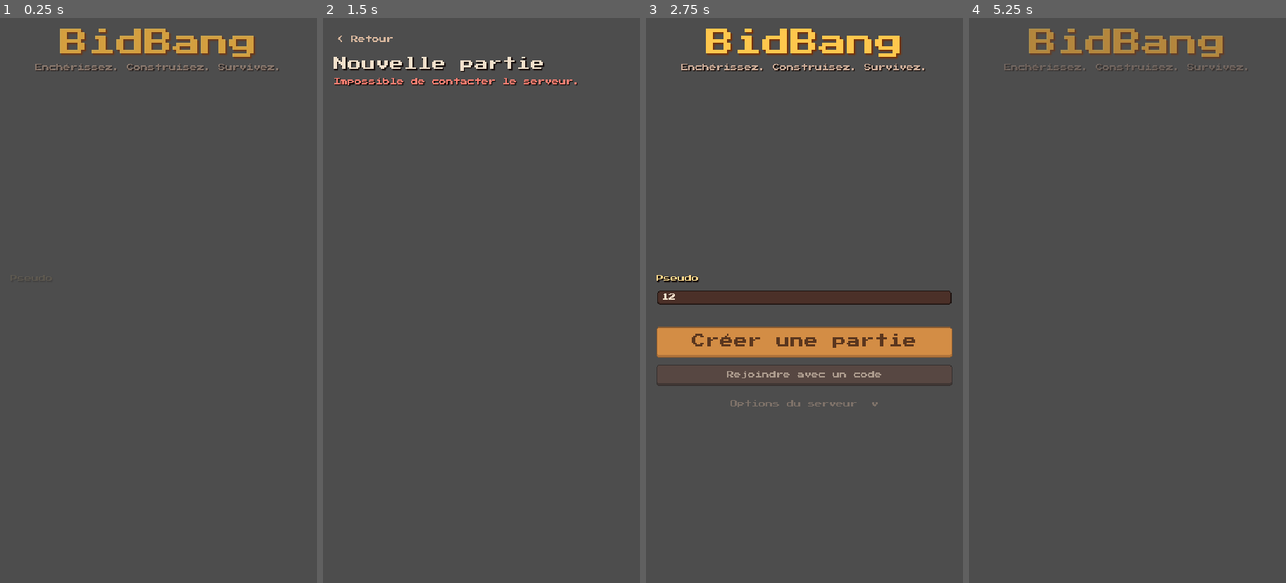
Above: before the commit, frames 1-4 (left to right).
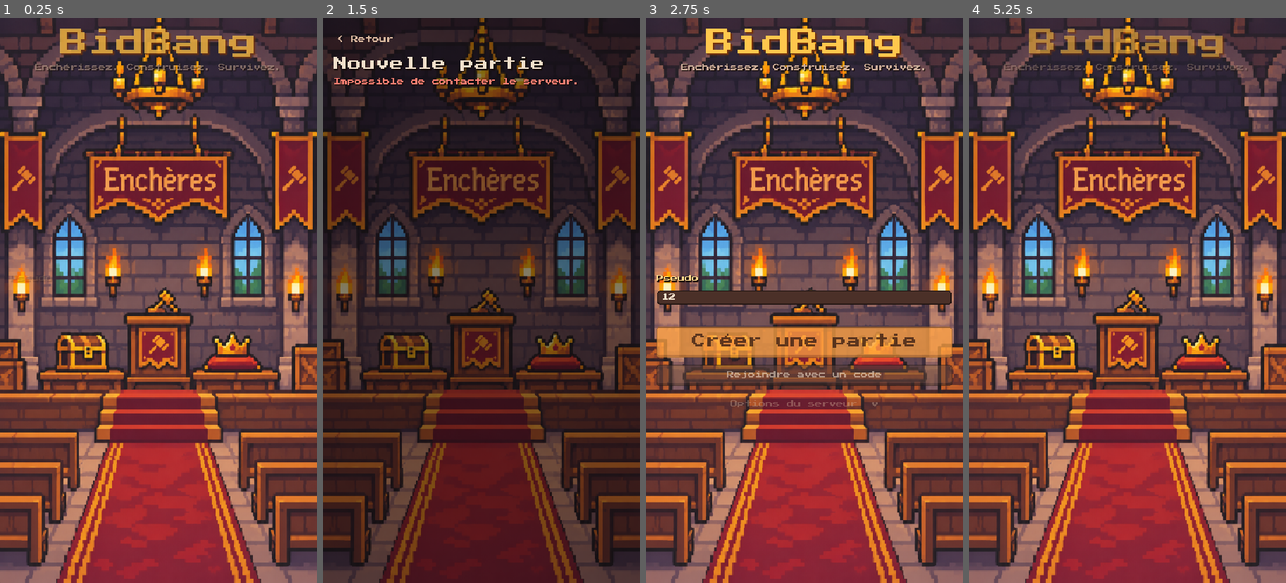
Above: after the commit, the same moments.

Repository: lucas-lucchesi/BidBang
Game: Godot game, scene res://menu.tscn
Same seed, same stepped clock (60 frames per second), same inputs: the game is played once before the commit and once after it.
Inputs (mouse positions are in pixels of both pictures, inside the frame that each line leads up to):
- Up to frame 1 (0.25 s): no input
- Up to frame 2 (1.5 s): click (481, 294) at 0.52 s; type "12" at 0.6 s; click "Créer une partie" at 1.25 s
- Up to frame 3 (2.75 s): click "< Retour" at 2 s
- Up to frame 4 (5.25 s): click "Créer une partie" at 2.75 s; click "< Retour" at 3.5 s; click "Créer une partie" at 4.25 s; click "< Retour" at 5 s

The runs differ from the first frame. In frame 1, 88% of the frame differs, in the area x 0-100%, y 0-100%; in frame 2, 95%; in frame 3, 81%; in frame 4, 88%.

Commit message:
fix hall-background fill the whole viewport and use a 450x800 desktop window
Co-Authored-By: Claude Sonnet 5.5 <noreply@anthropic.com>

Diff:
--- a/bid-bang/project.godot
+++ b/bid-bang/project.godot
@@ -23,8 +23,8 @@
 
 window/size/viewport_width=360
 window/size/viewport_height=640
-window/size/window_width_override=720
-window/size/window_height_override=1280
+window/size/window_width_override=450
+window/size/window_height_override=800
 window/stretch/mode="viewport"
 window/stretch/aspect="expand"
 window/handheld/orientation=1
--- a/bid-bang/scripts/background.gd
+++ b/bid-bang/scripts/background.gd
@@ -163,12 +163,14 @@
 
 func _draw_hall() -> void:
 	draw_set_transform(Vector2.ZERO, 0.0, Vector2.ONE)
+	# remplit tout l'écran (recadrage centré si le format diffère), quelle que soit la taille du Control
+	var area: Vector2 = get_viewport_rect().size
 	var tex_size: Vector2 = HALL.get_size()
-	var k: float = maxf(size.x / tex_size.x, size.y / tex_size.y)
+	var k: float = maxf(area.x / tex_size.x, area.y / tex_size.y)
 	var dest: Vector2 = tex_size * k
-	draw_texture_rect(HALL, Rect2((size - dest) / 2.0, dest), false)
+	draw_texture_rect(HALL, Rect2((area - dest) / 2.0 - global_position, dest), false)
 	if dim > 0.0:
-		draw_rect(Rect2(Vector2.ZERO, size), Color(0.03, 0.01, 0.02, dim))
+		draw_rect(Rect2(-global_position, area), Color(0.03, 0.01, 0.02, dim))
 
 
 func _draw_default() -> void:
